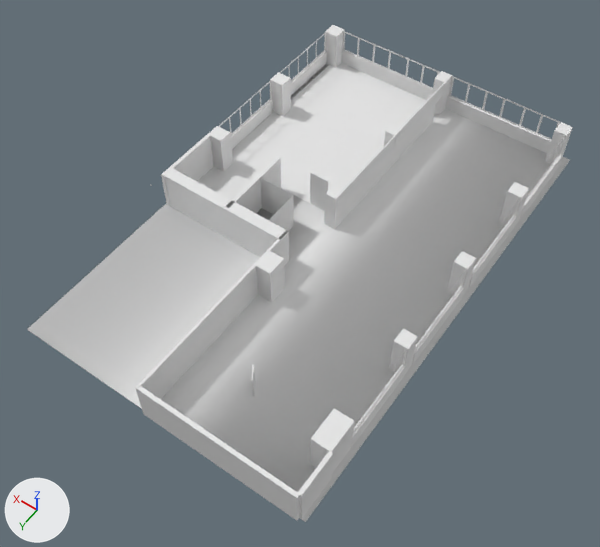
One commit to the Blender file models/vrLabsModel/planta6grupos.blend: the scene before it, then after it.
Rendered twice from a camera (50 mm lens) standing at (-9.32, 14.14, 19.77) and looking at (-0.26, 1.44, -0.18). The lights are fixed; the arrows at lower left show +X, +Y and +Z. Materials are left out; every surface is plain grey.

The first picture shows 'cristaleraAgora', 'pared'.
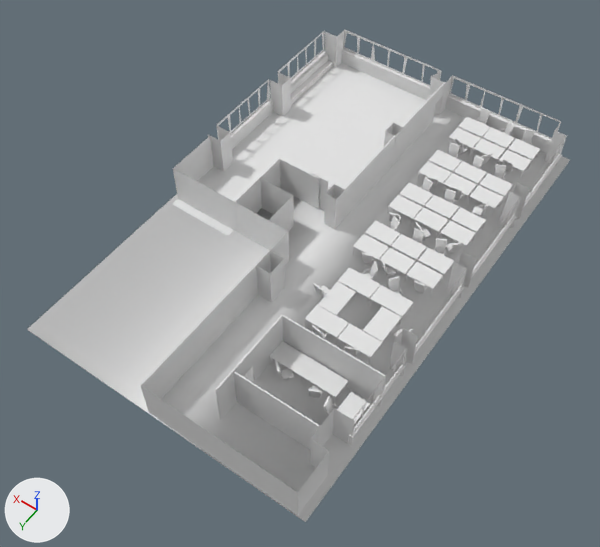
What differs and where, as boxes [x1, y1, x2, y2] in the pictures (600 x 547 px; the box of a moved part takes in the faces that stretch with it):
'pared', reshaped
    before: [27, 25, 573, 522]
    after: [27, 29, 570, 522]
'centro', shown
    after: [270, 267, 413, 425]
'cristalera entrada', shown
    after: [216, 315, 319, 450]
'cristalerasFrontales', shown
    after: [280, 158, 386, 407]
'silla', shown
    after: [275, 108, 534, 416]
'research', shown
    after: [353, 221, 454, 297]
'design', shown
    after: [388, 183, 486, 252]
'clever', shown
    after: [418, 150, 513, 216]
'comunicacion', shown
    after: [448, 117, 541, 180]
'banco', shown
    after: [291, 54, 333, 104]
part 1 of me_pared, moved or reshaped
    before: [316, 41, 317, 57]
    after: [314, 40, 316, 57]
part 2 of me_pared, moved or reshaped
    before: [307, 49, 308, 66]
    after: [305, 48, 307, 64]
part 3 of me_pared, moved or reshaped
    before: [405, 59, 409, 77]
    after: [402, 57, 408, 73]
part 4 of me_pared, moved or reshaped
    before: [250, 99, 252, 116]
    after: [258, 89, 260, 106]
part 5 of me_pared, deleted
    before: [219, 80, 271, 136]
part 6 of me_pared, deleted
    before: [279, 32, 326, 81]
part 7 of me_pared, cut back
    before: [136, 25, 573, 520]
    after: [141, 29, 567, 515]

The change in detail:
me_pared is used by ob_pared; location (-4.69, 0.96, 0.29); scale (0.0607, 1.39, 0.273).
me_pared had 457 vertices, 237 faces and spanned x -4.0..157.0, y -6.0..5.0, z -1.0..4.0.
me_pared now has 435 vertices, 170 faces and spans x -4.0..157.0, y -6.0..5.0, z -1.0..4.0.
me_pared part 1: the loose piece of 4 vertices spanning x 155.0, y -5.0, z 1.0..4.0 is moved by (1.0, 0.0, 0.0).
me_pared part 2: the loose piece of 4 vertices spanning x 155.0, y -5.0, z 1.0..4.0 is moved by (1.0, 0.0, 0.0).
me_pared part 3: the loose piece of 4 vertices spanning x 101.0..102.0, y -6.0, z 1.0..4.0 is moved by (3.0, 0.0, 0.0).
me_pared part 4: the loose piece of 4 vertices spanning x 155.0, y -3.0, z 1.0..4.0 is moved by (1.0, 0.0, 0.0).
me_pared part 5: the loose piece of 8 vertices spanning x 155.0, y -3.0..-1.0, z 1.0..4.0 is deleted.
me_pared part 6: the loose piece of 8 vertices spanning x 155.0, y -6.0..-4.0, z 1.0..4.0 is deleted.
Part 7, on me_pared:
70 vertices are removed from x -2.0..156.0, y -6.0..5.0, z -1.0..4.0.
142 faces are deleted.
4 vertices in x 63.0..92.0, y -6.0, z 1.0..4.0 move by (1.0, 0.0, 0.0).
4 vertices in x 48.0, y 3.0, z -1.0..2.0 move by (-3.0, 1.0, 0.0).
3 vertices in x 40.0..113.0, y -6.0, z 1.0..4.0 move by (3.0, 0.0, 0.0).
10 vertices move from x 9.0..126.0, y -6.0..1.0, z -1.0..4.0 to x 8.0..126.0, y -6.0..-1.0, z -1.0..4.0.
64 vertices are added at x 0.0..156.0, y -6.0..5.0, z -1.0..4.0.
83 new faces join them.
Object 'silla' (ob_silla) is now shown.
Object 'cristalerasFrontales' (ob_cristalerasfrontales) is now shown.
Object 'clever' (ob_clever) is now shown.
Object 'comunicacion' (ob_comunicacion) is now shown.
Object 'design' (ob_design) is now shown.
Object 'research' (ob_research) is now shown.
Object 'centro' (ob_centro) is now shown.
Object 'cristalera entrada' (ob_cristalera_entrada) is now shown.
Object 'banco' (ob_banco) is now shown.
